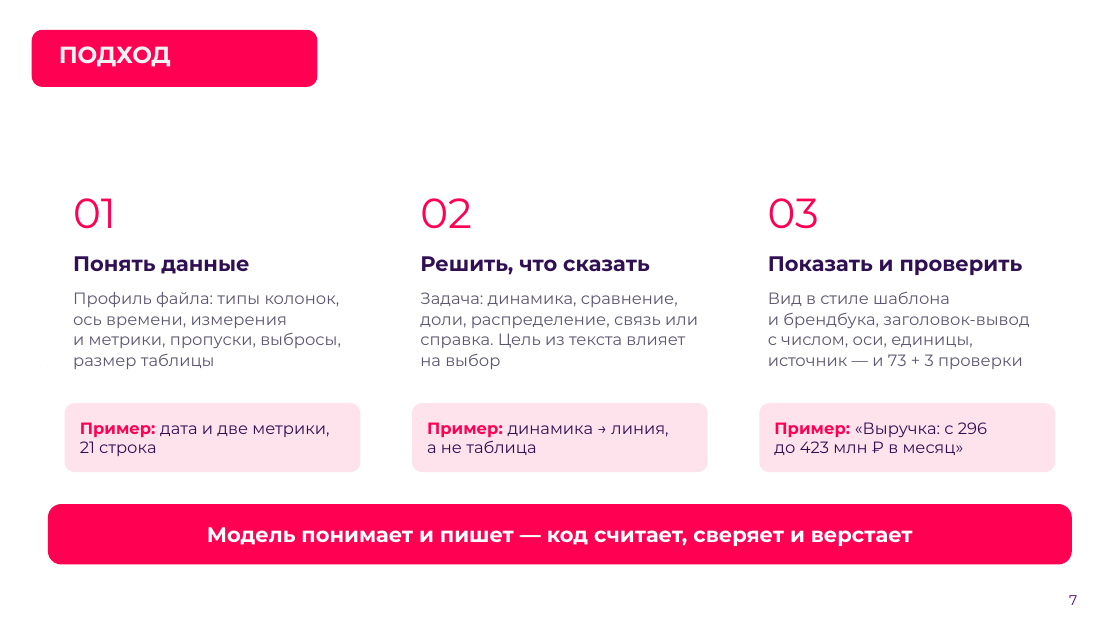
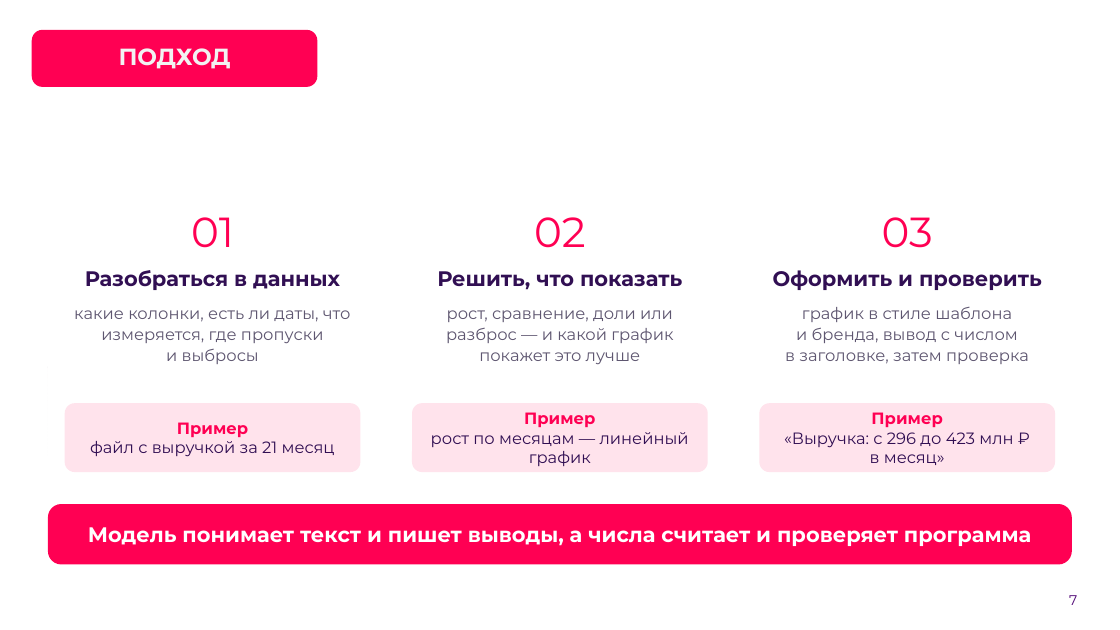
Before and after one commit to hl0pch1k/verstka, a slide deck: slide 7 of docs/presentation/verstka-pitch-stage2.pptx. Drawn at 1120x630 pixels with LibreOffice and Linux fonts; fonts in the diff are those of the drawing; background and template pictures are left out. Boxes give left, top, right and bottom in pixels: in the first picture for what was removed or moved away, otherwise in the second. Text is boxed around its words. In the diff, an @@ line names an element or a change of style, - is before the commit and + after.

```diff
--- a/docs/presentation/verstka-pitch-stage2.pptx
+++ b/docs/presentation/verstka-pitch-stage2.pptx
@@ title "ПОДХОД" moved from (x1=59, y1=46, x2=171, y2=67) to (x1=119, y1=48, x2=231, y2=69) @@
@@ title "ПОДХОД" at (x1=119, y1=48, x2=231, y2=69): alignment left to centre; vertical alignment bottom to middle @@
@@ text "01" moved from (x1=73, y1=198, x2=116, y2=229) to (x1=191, y1=217, x2=234, y2=248) @@
@@ alignment left to centre in 3 elements at (x1=882, y1=217, x2=933, y2=248), (x1=191, y1=217, x2=234, y2=248), (x1=534, y1=217, x2=586, y2=248) @@
@@ text "02" moved from (x1=420, y1=198, x2=472, y2=229) to (x1=534, y1=217, x2=586, y2=248) @@
@@ text "03" moved from (x1=768, y1=198, x2=819, y2=229) to (x1=882, y1=217, x2=933, y2=248) @@
@@ text removed at (x1=73, y1=256, x2=249, y2=274) @@
-Понять данные
@@ text removed at (x1=73, y1=292, x2=341, y2=369) @@
-Профиль файла: типы колонок, ось времени, измерения и метрики, пропуски, выбросы, размер таблицы
@@ text added at (x1=85, y1=270, x2=340, y2=290), 18 pt, text #310F53, bold @@
+Разобраться в данных
@@ text removed at (x1=420, y1=292, x2=698, y2=369) @@
-Задача: динамика, сравнение, доли, распределение, связь или справка. Цель из текста влияет на выбор
@@ text at (x1=437, y1=271, x2=682, y2=290): text changed @@
-Решить, что сказать
+Решить, что показать
@@ text at (x1=773, y1=270, x2=1042, y2=290): text changed @@
-Показать и проверить
+Оформить и проверить
@@ text added at (x1=74, y1=310, x2=351, y2=364), 14 pt, text #5E5670 @@
+какие колонки, есть ли даты, что измеряется, где пропуски и выбросы
@@ text added at (x1=446, y1=310, x2=673, y2=364), 14 pt, text #5E5670 @@
+рост, сравнение, доли или разброс — и какой график покажет это лучше
@@ text at (x1=785, y1=307, x2=1029, y2=364): text changed @@
-Вид в стиле шаблона и брендбука, заголовок-вывод с числом, оси, единицы, источник — и 73 + 3 проверки
+график в стиле шаблона и бренда, вывод с числом в заголовке, затем проверка
@@ text at (x1=431, y1=412, x2=689, y2=466): text changed @@
-Пример: динамика → линия, а не таблица
+Пример
+рост по месяцам — линейный график
@@ text at (x1=784, y1=412, x2=1013, y2=465): text changed @@
-Пример: «Выручка: с 296 до 423 млн ₽ в месяц»
+Пример
+«Выручка: с 296 до 423 млн ₽ в месяц»
@@ text at (x1=90, y1=422, x2=335, y2=457): text changed @@
-Пример: дата и две метрики, 21 строка
+Пример
+файл с выручкой за 21 месяц
@@ text at (x1=88, y1=527, x2=1031, y2=546): text changed @@
-Модель понимает и пишет — код считает, сверяет и верстает
+Модель понимает текст и пишет выводы, а числа считает и проверяет программа
@@ text at (x1=182, y1=530, x2=294, y2=542): text changed @@
-Сначала смысл, потом вёрстка
+Verstka сначала понимает данные, потом оформляет слайд
```
Also in this commit, not shown: 18 other slides changed, 1 other file.
